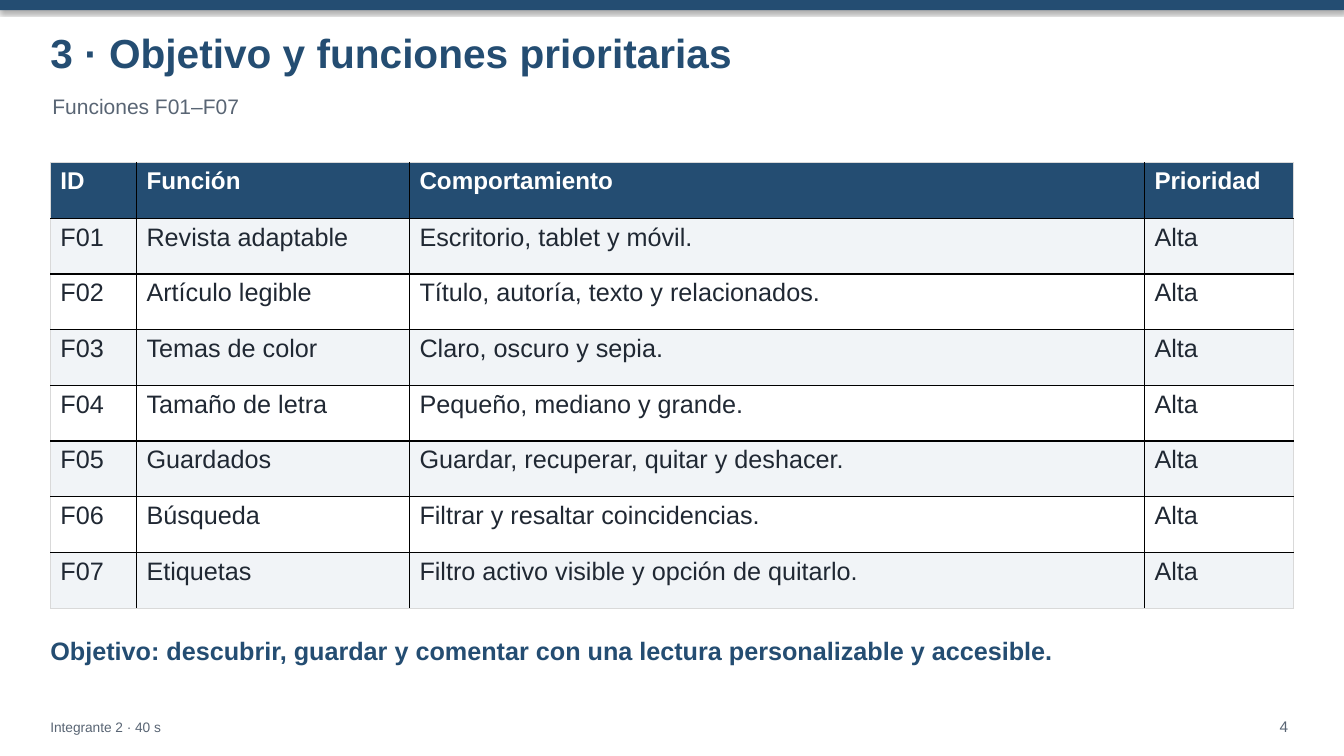
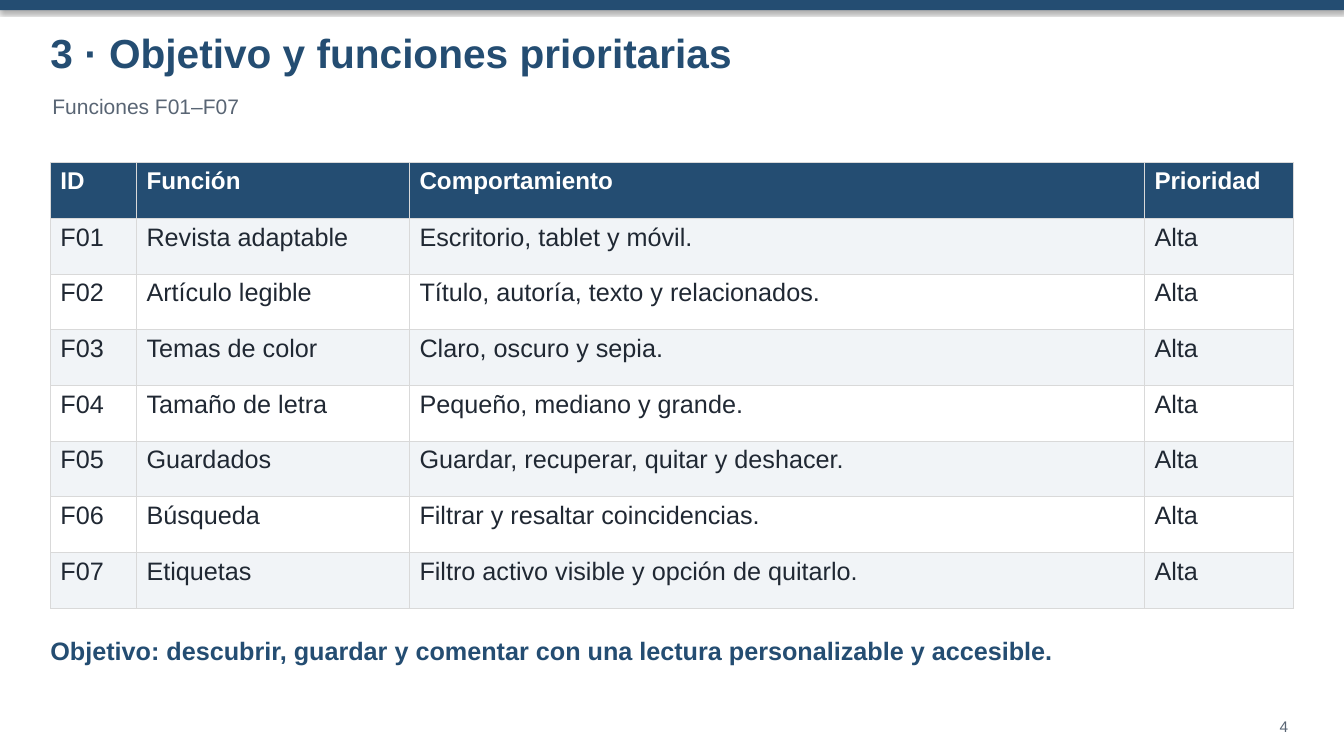
Before and after one commit to alexandruraboaca00/Practica_interfaces_usuario_2026, a slide deck: slide 4 of doc/Pausa_Presentacion_Punto_6.pptx. Drawn at 1344x756 pixels with LibreOffice and Linux fonts; fonts in the diff are those of the drawing. Boxes give left, top, right and bottom in pixels: in the first picture for what was removed or moved away, otherwise in the second. Text is boxed around its words. In the diff, an @@ line names an element or a change of style, - is before the commit and + after.

```diff
--- a/doc/Pausa_Presentacion_Punto_6.pptx
+++ b/doc/Pausa_Presentacion_Punto_6.pptx
@@ table at [50, 162, 1294, 608] @@
@@ borders changed @@
@@ text removed at [50, 722, 161, 735] @@
-Integrante 2 · 40 s
```
Also in this commit, not shown: 11 other slides changed, 1 slide added, 1 slide removed, 2 other files.
